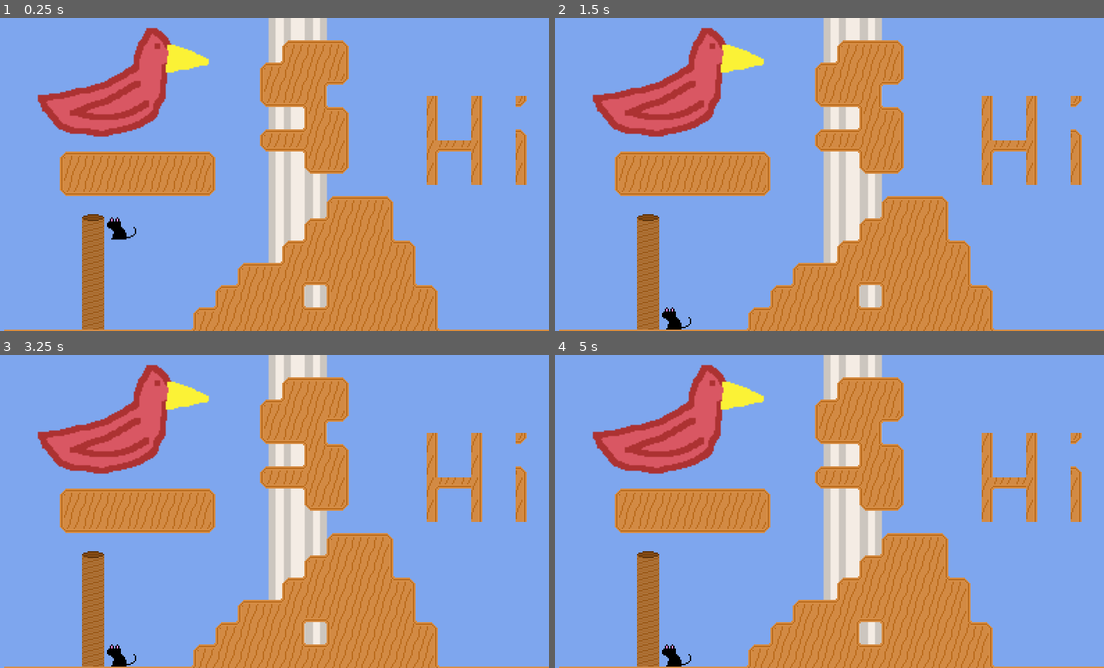
Above: before the commit, frames 1-4 (two rows, left to right).
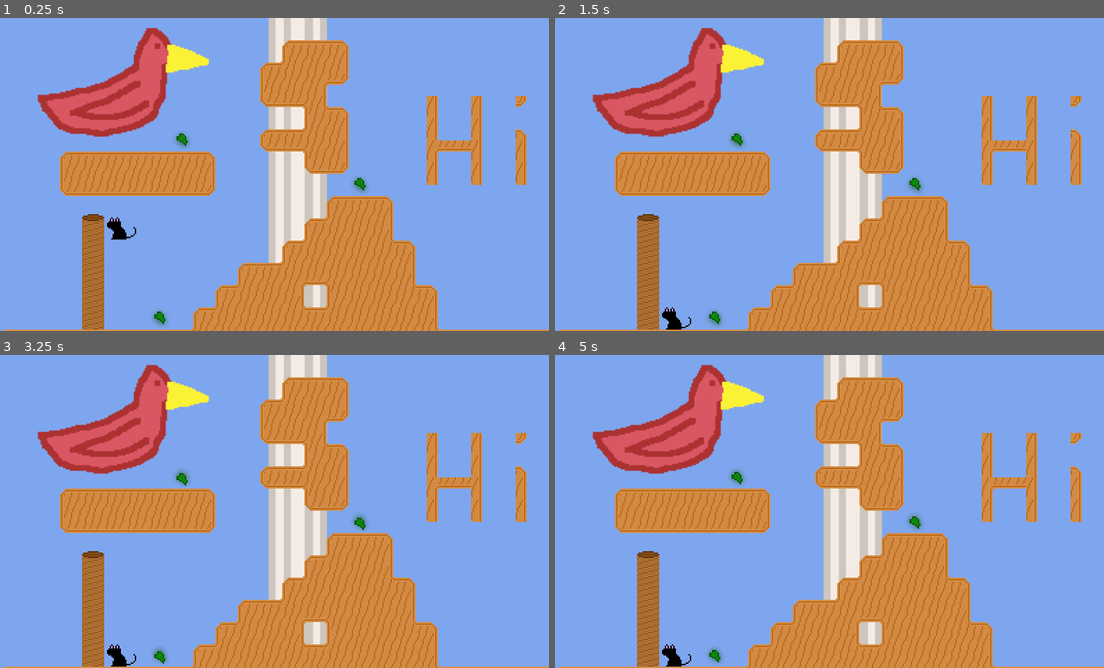
Above: after the commit, the same moments.

Repository: BagelVulture/cat-climbing-2d-platformer-we-re-working-on-a-name-
Game: Godot game, scene res://scenes/gameplay.tscn
Two runs of this game, one before a commit and one after it. Both use one fixed random seed, a clock stepped at 60 frames per second and the inputs below.
Inputs:
- Up to frame 1 (0.25 s): no input
- Up to frame 2 (1.5 s): no input
- Up to frame 3 (3.25 s): no input
- Up to frame 4 (5 s): tap Enter at 3.5 s

The runs differ from the first frame. In frame 1, 0.3% of the frame differs, in the area x 27-68%, y 36-99%; in frame 2, 0.3%; in frame 3, 0.3%; in frame 4, 0.3%.

Commit message:
added catnip on physics layer 2, fixed idle anim not triggering

Diff:
--- a/scenes/gameplay.tscn
+++ b/scenes/gameplay.tscn
@@ -1,9 +1,10 @@
-[gd_scene load_steps=62 format=4 uid="uid://uifc61cl6pw0"]
+[gd_scene load_steps=68 format=4 uid="uid://uifc61cl6pw0"]
 
 [ext_resource type="Texture2D" uid="uid://clswqmr7hlmmp" path="res://textures/platform.png" id="1_7biu0"]
 [ext_resource type="Texture2D" uid="uid://df85m4crriw1s" path="res://textures/bg.png" id="1_din8e"]
 [ext_resource type="Texture2D" uid="uid://cbk8oqkrut1rm" path="res://textures/cat idle.png" id="2_00tan"]
 [ext_resource type="Texture2D" uid="uid://6yvj70e52ens" path="res://textures/bg climbable.png" id="2_l1v76"]
+[ext_resource type="Texture2D" uid="uid://cumkk21bvsmyy" path="res://textures/catnip.png" id="4_4bh5q"]
 [ext_resource type="Texture2D" uid="uid://conq35htnhv47" path="res://textures/cat run.png" id="4_ocj2s"]
 [ext_resource type="Texture2D" uid="uid://drhjbnfeketlm" path="res://textures/cat walk.png" id="5_din8e"]
 
@@ -135,10 +136,95 @@
 2:3/0 = 0
 3:3/0 = 0
 
+[sub_resource type="TileSetAtlasSource" id="TileSetAtlasSource_e124b"]
+texture = ExtResource("4_4bh5q")
+0:0/animation_columns = 6
+0:0/animation_frame_0/duration = 0.2
+0:0/animation_frame_1/duration = 0.2
+0:0/animation_frame_2/duration = 0.2
+0:0/animation_frame_3/duration = 0.2
+0:0/animation_frame_4/duration = 0.2
+0:0/animation_frame_5/duration = 0.2
+0:0/0 = 0
+0:0/0/physics_layer_0/polygon_0/points = PackedVector2Array(-4, -5, 4, -5, 4, 6, -4, 6)
+
 [sub_resource type="TileSet" id="TileSet_l1v76"]
 physics_layer_0/collision_layer = 1
 sources/0 = SubResource("TileSetAtlasSource_00tan")
 sources/1 = SubResource("TileSetAtlasSource_4bh5q")
+sources/3 = SubResource("TileSetAtlasSource_e124b")
+
+[sub_resource type="TileSetAtlasSource" id="TileSetAtlasSource_101mb"]
+resource_name = "platform"
+texture = ExtResource("1_7biu0")
+1:0/0 = 0
+1:0/0/physics_layer_0/polygon_0/points = PackedVector2Array(0, -8, 8, -8, 8, 0, 0, 0)
+2:0/0 = 0
+2:0/0/physics_layer_0/polygon_0/points = PackedVector2Array(0, -8, -8, -8, -8, 0, 0, 0)
+3:0/0 = 0
+3:0/0/physics_layer_0/polygon_0/points = PackedVector2Array(0, 8, -8, 8, -8, 0, 0, 0)
+0:1/0 = 0
+0:1/0/physics_layer_0/polygon_0/points = PackedVector2Array(0, 8, 8, 8, 8, 0, 0, 0)
+1:1/0 = 0
+1:1/0/physics_layer_0/polygon_0/points = PackedVector2Array(-8, 0, 8, 0, 8, -8, -8, -8)
+2:1/0 = 0
+2:1/0/physics_layer_0/polygon_0/points = PackedVector2Array(0, 8, 0, 0, 8, 0, 8, -8, 0, -8, 0, 0, -8, 0, -8, 8)
+3:1/0 = 0
+3:1/0/physics_layer_0/polygon_0/points = PackedVector2Array(8, 8, 8, -8, 0, -8, 0, 8)
+0:2/0 = 0
+0:2/0/physics_layer_0/polygon_0/points = PackedVector2Array(-8, 8, -8, -8, 0, -8, 0, 8)
+1:2/0 = 0
+1:2/0/physics_layer_0/polygon_0/points = PackedVector2Array(-8, -8, 0, -8, 0, 0, 8, 0, 8, 8, 0, 8, 0, 0, -8, 0)
+2:2/0 = 0
+2:2/0/physics_layer_0/polygon_0/points = PackedVector2Array(-8, 0, 8, 0, 8, 8, -8, 8)
+3:2/0 = 0
+3:2/0/physics_layer_0/polygon_0/points = PackedVector2Array(-8, -8, 0, -8, 0, 0, 8, 0, 8, 8, -8, 8)
+0:3/0 = 0
+0:3/0/physics_layer_0/polygon_0/points = PackedVector2Array(-8, 0, 0, 0, 0, -8, 8, -8, 8, 8, -8, 8)
+1:3/0 = 0
+1:3/0/physics_layer_0/polygon_0/points = PackedVector2Array(0, 0, -8, 0, -8, -8, 8, -8, 8, 8, 0, 8)
+2:3/0 = 0
+2:3/0/physics_layer_0/polygon_0/points = PackedVector2Array(0, 8, -8, 8, -8, -8, 8, -8, 8, 0, 0, 0)
+3:3/0 = 0
+3:3/0/physics_layer_0/polygon_0/points = PackedVector2Array(-8, 8, -8, -8, 8, -8, 8, 8)
+0:0/0 = 0
+
+[sub_resource type="TileSetAtlasSource" id="TileSetAtlasSource_hbo4f"]
+texture = ExtResource("2_l1v76")
+1:0/0 = 0
+2:0/0 = 0
+3:0/0 = 0
+0:1/0 = 0
+1:1/0 = 0
+2:1/0 = 0
+3:1/0 = 0
+0:2/0 = 0
+1:2/0 = 0
+2:2/0 = 0
+3:2/0 = 0
+0:3/0 = 0
+1:3/0 = 0
+2:3/0 = 0
+3:3/0 = 0
+
+[sub_resource type="TileSetAtlasSource" id="TileSetAtlasSource_ctvyo"]
+texture = ExtResource("4_4bh5q")
+0:0/animation_columns = 6
+0:0/animation_frame_0/duration = 0.2
+0:0/animation_frame_1/duration = 0.2
+0:0/animation_frame_2/duration = 0.2
+0:0/animation_frame_3/duration = 0.2
+0:0/animation_frame_4/duration = 0.2
+0:0/animation_frame_5/duration = 0.2
+0:0/0 = 0
+0:0/0/physics_layer_0/polygon_0/points = PackedVector2Array(-4, -5, 4, -5, 4, 6, -4, 6)
+
+[sub_resource type="TileSet" id="TileSet_qixtg"]
+physics_layer_0/collision_layer = 2
+physics_layer_0/collision_mask = 2
+sources/0 = SubResource("TileSetAtlasSource_101mb")
+sources/1 = SubResource("TileSetAtlasSource_hbo4f")
+sources/3 = SubResource("TileSetAtlasSource_ctvyo")
 
 [sub_resource type="GDScript" id="GDScript_00tan"]
 resource_name = "player"
@@ -171,7 +257,7 @@
 			$AnimatedSprite2D.animation = \"walking\"
 	else:
 		velocity.x = move_toward(velocity.x, 0, SPEED)
-		if $AnimatedSprite2D.animation == \"blinking\":
+		if $AnimatedSprite2D.animation != \"blinking\":
 			$AnimatedSprite2D.animation = \"blinking\"
 
 	if direction < 0:
@@ -552,6 +638,11 @@
 tile_map_data = PackedByteArray("AAADAAYAAAADAAMAAAAEAAYAAAADAAMAAAAFAAYAAAADAAMAAAAGAAYAAAADAAMAAAAHAAYAAAADAAMAAAAIAA …(2592 unchanged characters)…
 tile_set = SubResource("TileSet_l1v76")
 
+[node name="collectibles_interactables" type="TileMapLayer" parent="."]
+scale = Vector2(4, 4)
+tile_map_data = PackedByteArray("AAAHAA0AAwAAAAAAAAAIAAUAAwAAAAAAAAAQAAcAAwAAAAAAAAA=")
+tile_set = SubResource("TileSet_qixtg")
+
 [node name="CharacterBody2D" type="CharacterBody2D" parent="."]
 position = Vector2(360, 580)
 scale = Vector2(4, 4)
Binary file added: textures/catnip.png
Not shown, added: textures/catnip.png.import
Binary file added: textures/full files/catnip.aseprite
